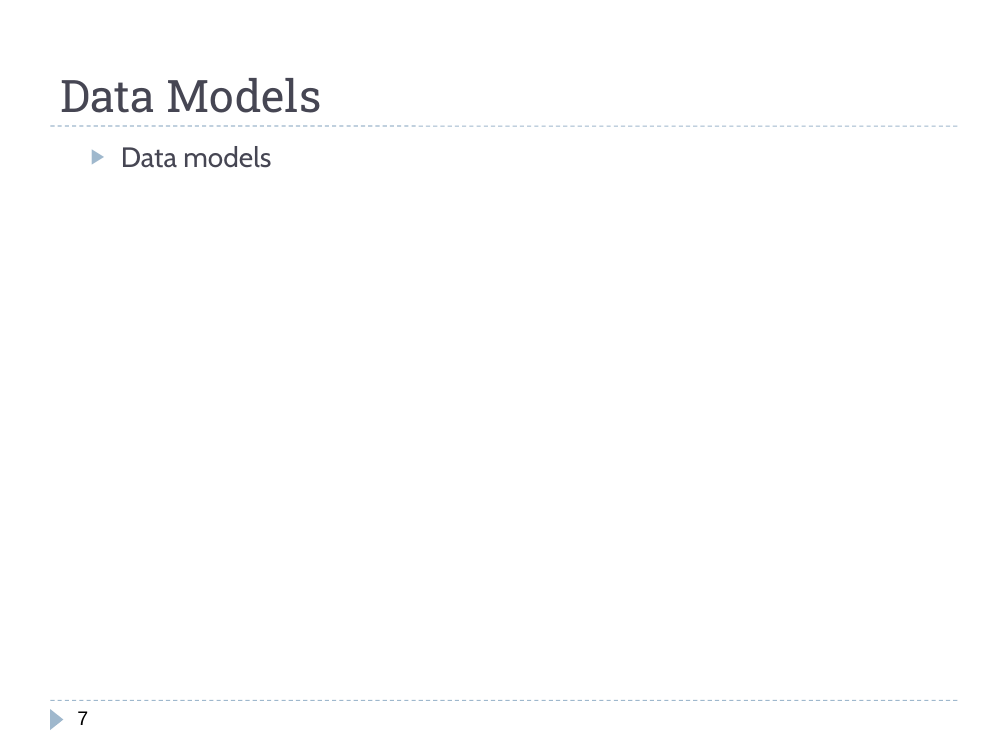
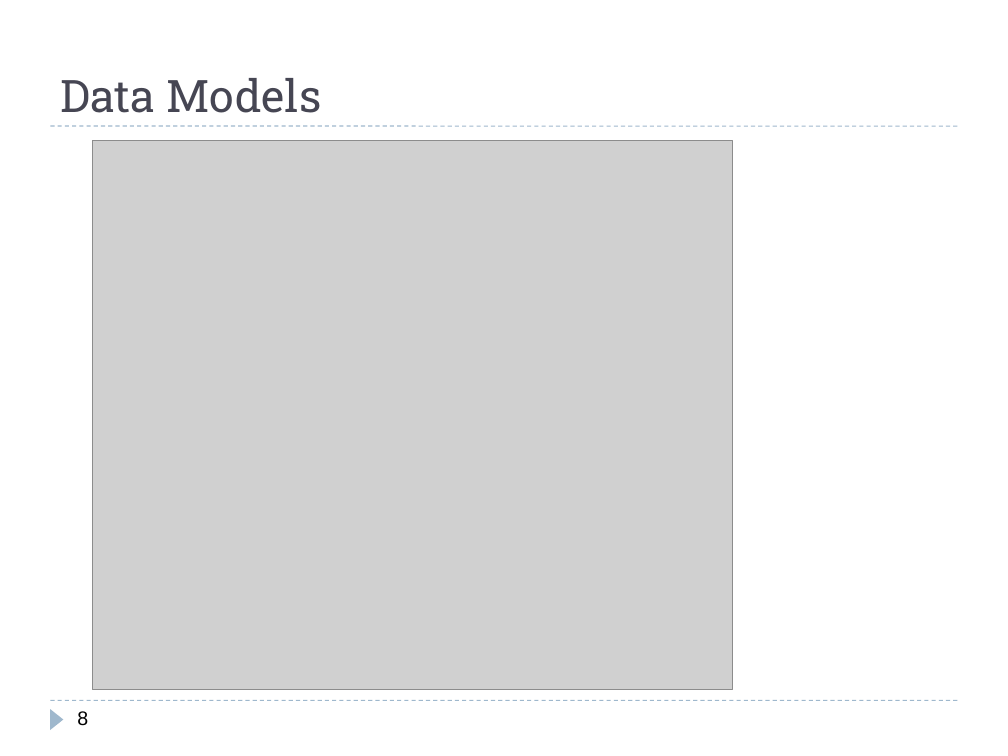
Before and after one commit to Polo08816/AdWebDevProjectRepo, a slide deck: slide 8 of Documents/Presentation.pptx (slide 7 before the commit). Drawn at 1008x756 pixels with LibreOffice and Linux fonts; fonts in the diff are those of the drawing; grey boxes stand for pictures. Boxes give left, top, right and bottom in pixels: in the first picture for what was removed or moved away, otherwise in the second. Text is boxed around its words. In the diff, an @@ line names an element or a change of style, - is before the commit and + after.

```diff
--- a/Documents/Presentation.pptx
+++ b/Documents/Presentation.pptx
@@ picture added at [93, 140, 733, 689] @@
@@ text removed at [121, 146, 271, 168] @@
-  ▶ Data models
@@ page number at [77, 711, 88, 726]: text changed @@
-7
+8
```
Also in this commit, not shown: 5 other slides changed, 2 slides added, 6 slides removed.
